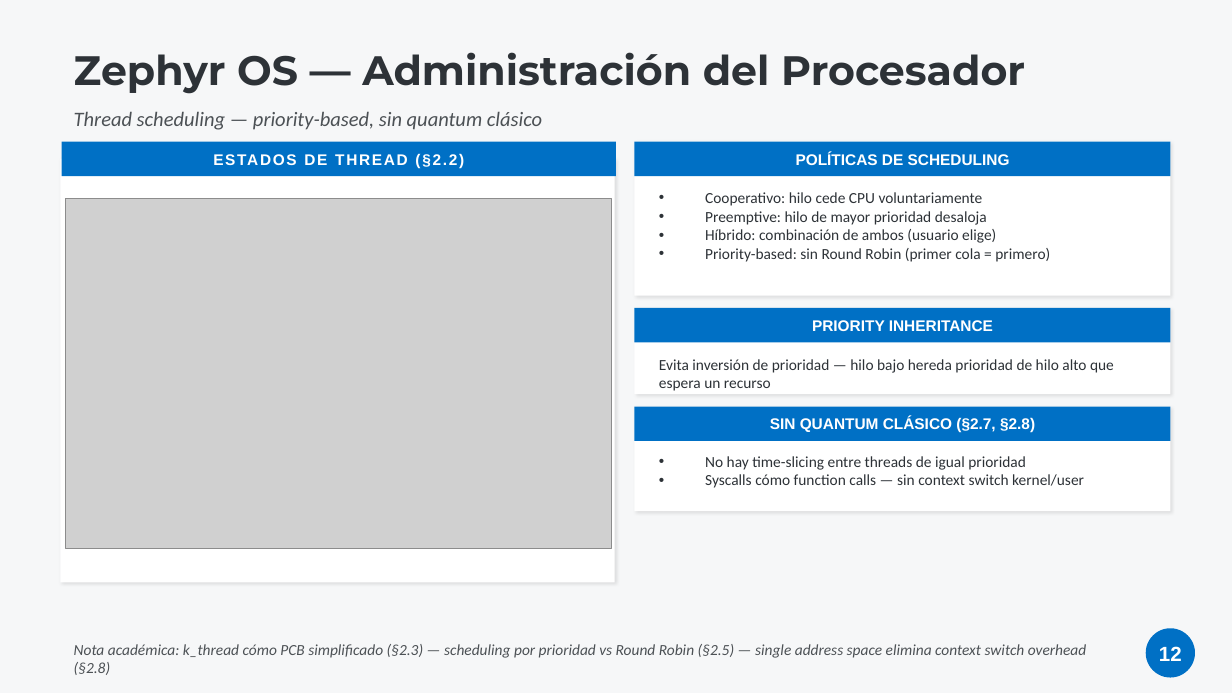
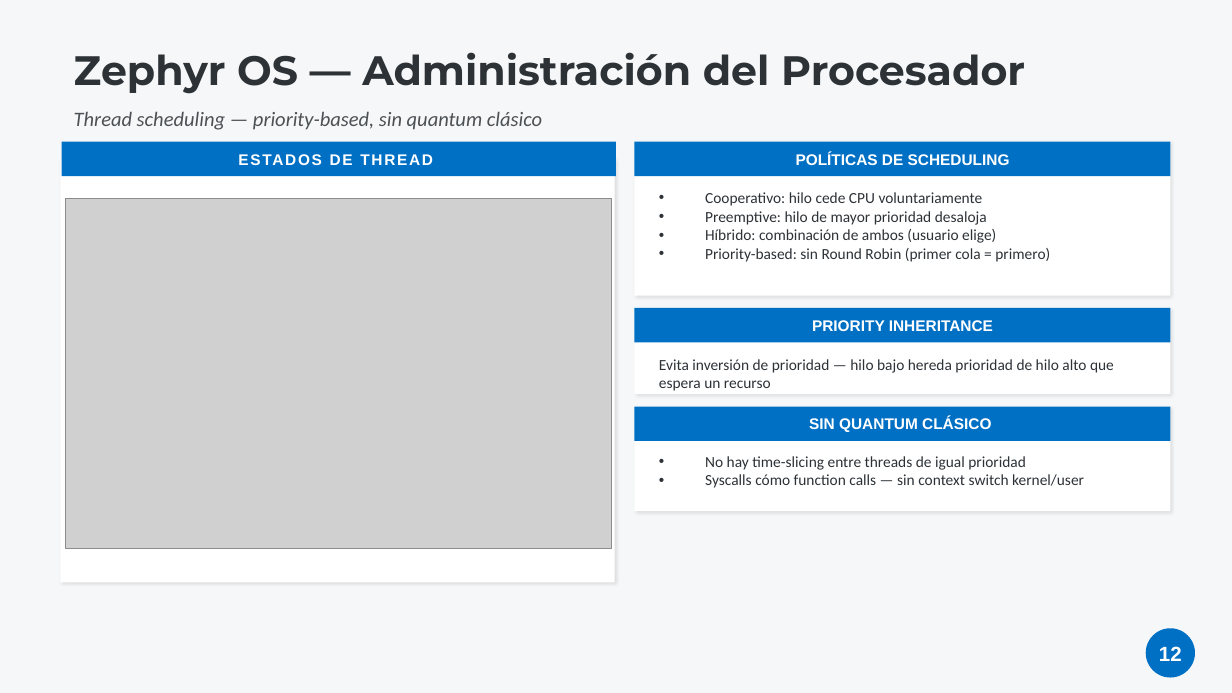
Before and after one commit to LucasIvanCardozo/TP-especial-SO, a slide deck: slide 12 of TP_Especial_Zephyr_MOSIX_v2.pptx. Drawn at 1232x693 pixels with LibreOffice and Linux fonts; fonts in the diff are those of the drawing; grey boxes stand for pictures. Boxes give left, top, right and bottom in pixels: in the first picture for what was removed or moved away, otherwise in the second. Text is boxed around its words. In the diff, an @@ line names an element or a change of style, - is before the commit and + after.

```diff
--- a/TP_Especial_Zephyr_MOSIX_v2.pptx
+++ b/TP_Especial_Zephyr_MOSIX_v2.pptx
@@ text at [433,154,458,165]: text changed @@
-ESTADOS DE THREAD (§2.2)
+ESTADOS DE THREAD
@@ text at [809,417,991,432]: text changed @@
-SIN QUANTUM CLÁSICO (§2.7, §2.8)
+SIN QUANTUM CLÁSICO
@@ text removed at [74,644,1086,675] @@
-Nota académica: k_thread cómo PCB simplificado (§2.3) — scheduling por prioridad vs Round Robin (§2.5) — single address space elimina context switch overhead (§2.8)
```
Also in this commit, not shown: 26 other slides changed, 7 other files.
